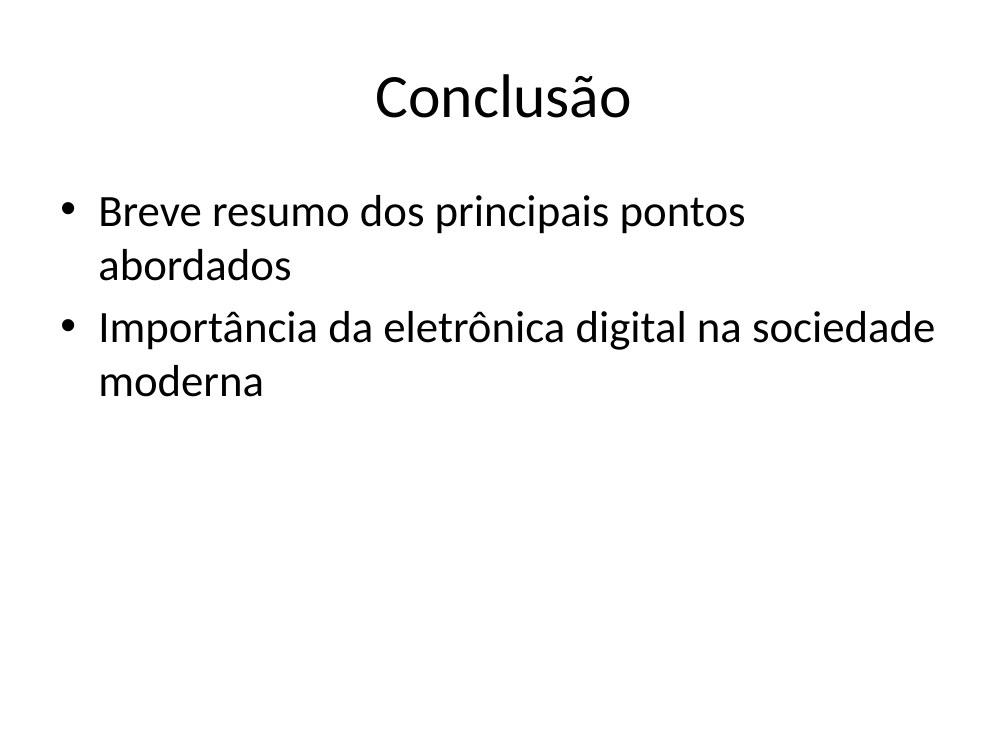
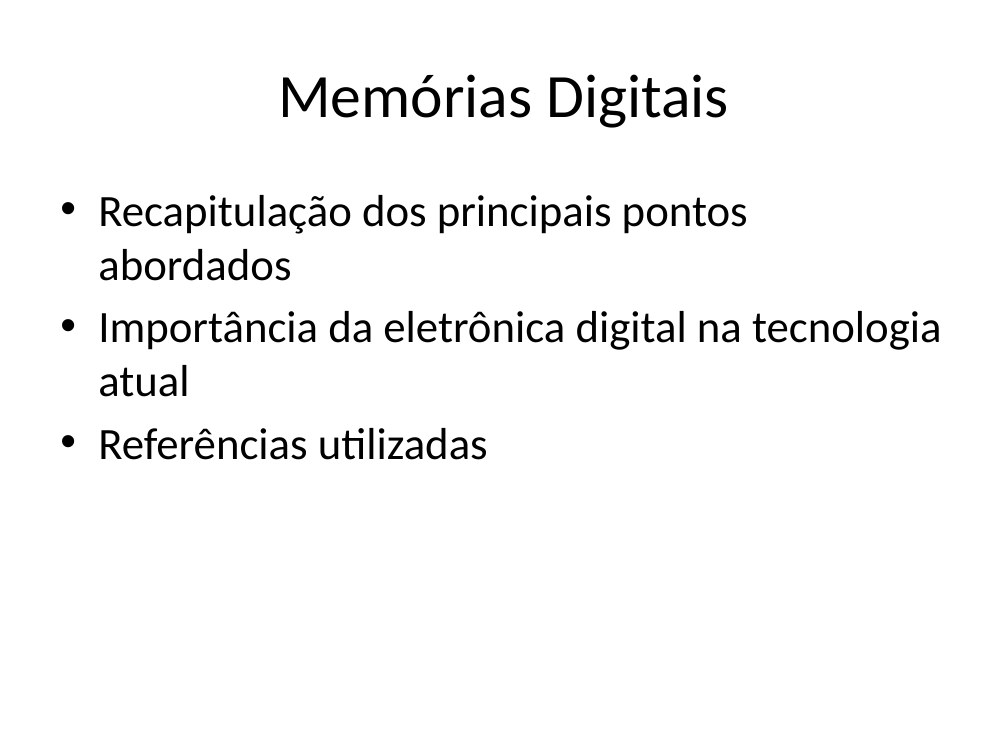
Before and after one commit to lcdlemos/EstagioNutes, a slide deck: slide 10 of IA/auto_apresentacao_IA.pptx. Drawn at 1008x756 pixels with LibreOffice and Linux fonts; fonts in the diff are those of the drawing. Boxes give left, top, right and bottom in pixels: in the first picture for what was removed or moved away, otherwise in the second. Text is boxed around its words. In the diff, an @@ line names an element or a change of style, - is before the commit and + after.

```diff
--- a/IA/auto_apresentacao_IA.pptx
+++ b/IA/auto_apresentacao_IA.pptx
@@ title at (278, 74, 729, 128): text changed @@
-Conclusão
+Memórias Digitais
@@ text at (98, 195, 942, 460): text changed @@
-• Breve resumo dos principais pontos abordados
-• Importância da eletrônica digital na sociedade moderna
+• Recapitulação dos principais pontos abordados
+• Importância da eletrônica digital na tecnologia atual
+• Referências utilizadas
```
Also in this commit, not shown: 6 other slides changed, 3 slides added, 3 slides removed, 3 other files.
